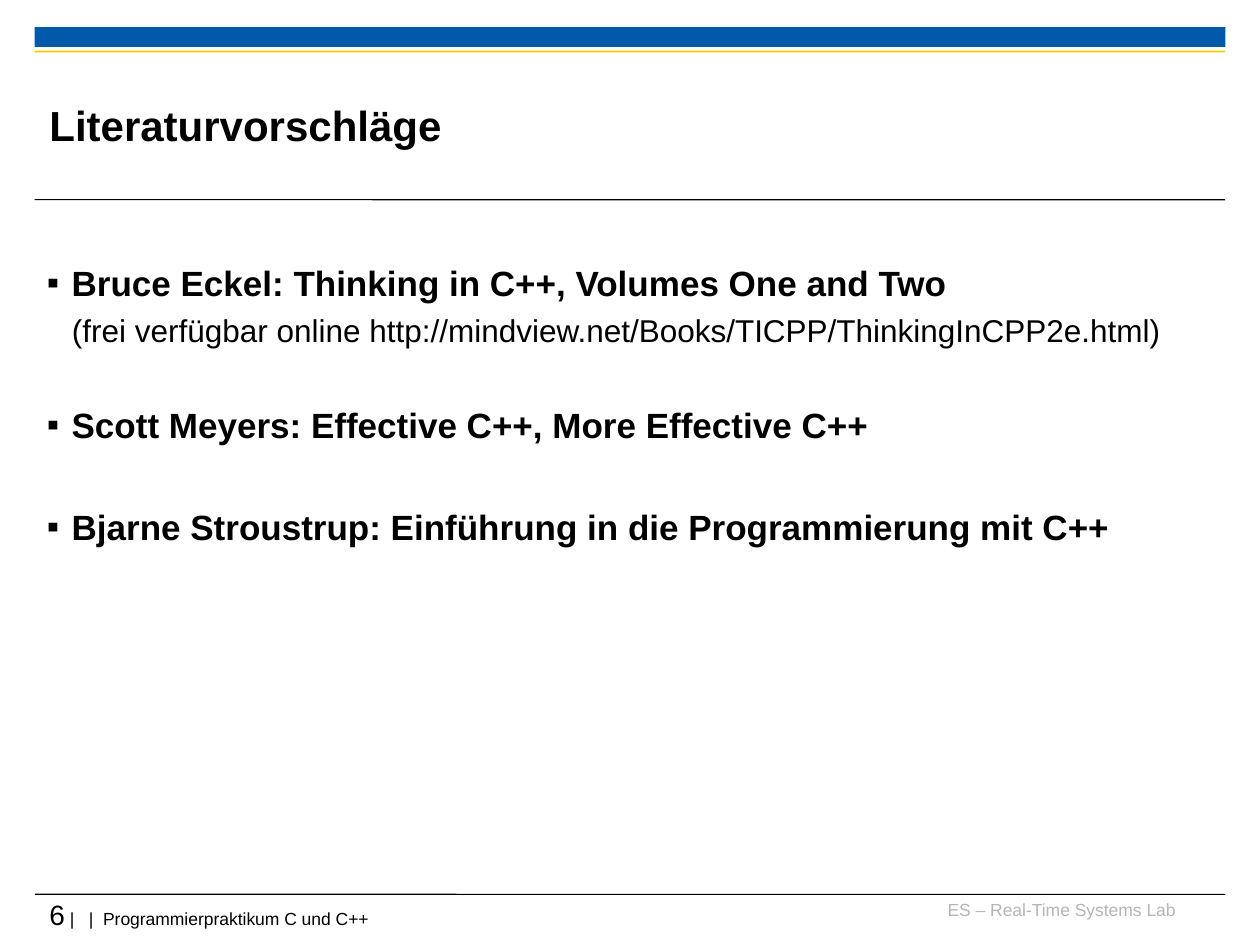
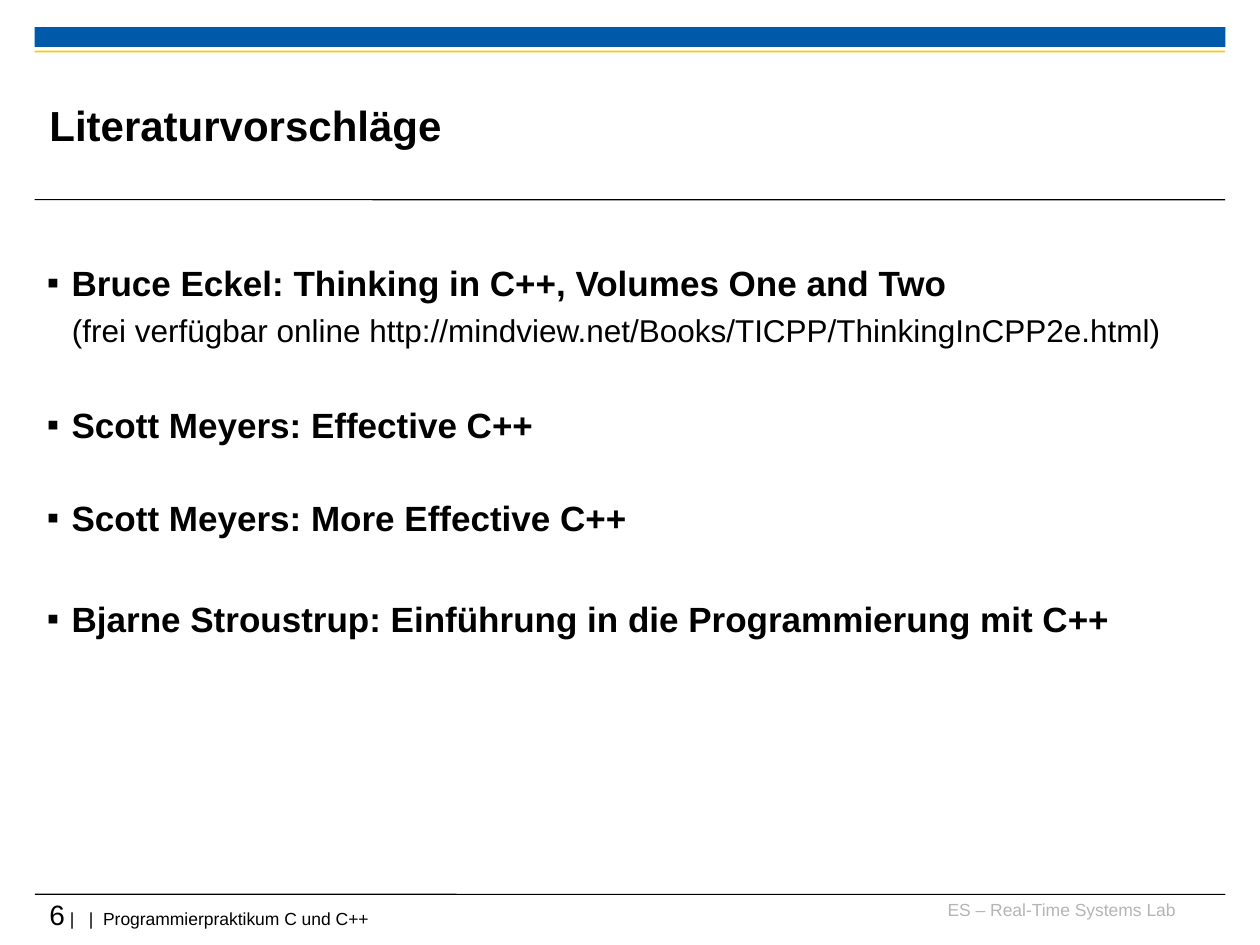
Before and after one commit to h82k/tud-cppp, a slide deck: slide 6 of Vorlesung/0 Organisatorisches_F6.ppt. Drawn at 1260x945 pixels with LibreOffice and Linux fonts; fonts in the diff are those of the drawing; background and template pictures are left out. Boxes give left, top, right and bottom in pixels: in the first picture for what was removed or moved away, otherwise in the second. Text is boxed around its words. In the diff, an @@ line names an element or a change of style, - is before the commit and + after.

```diff
--- a/Vorlesung/0 Organisatorisches_F6.ppt
+++ b/Vorlesung/0 Organisatorisches_F6.ppt
@@ text at (x1=72, y1=412, x2=626, y2=538): text changed @@
-▪ Scott Meyers: Effective C++, More Effective C++
+▪ Scott Meyers: Effective C++
+▪ Scott Meyers: More Effective C++
```
Also in this commit, not shown: 7 other slides changed.
